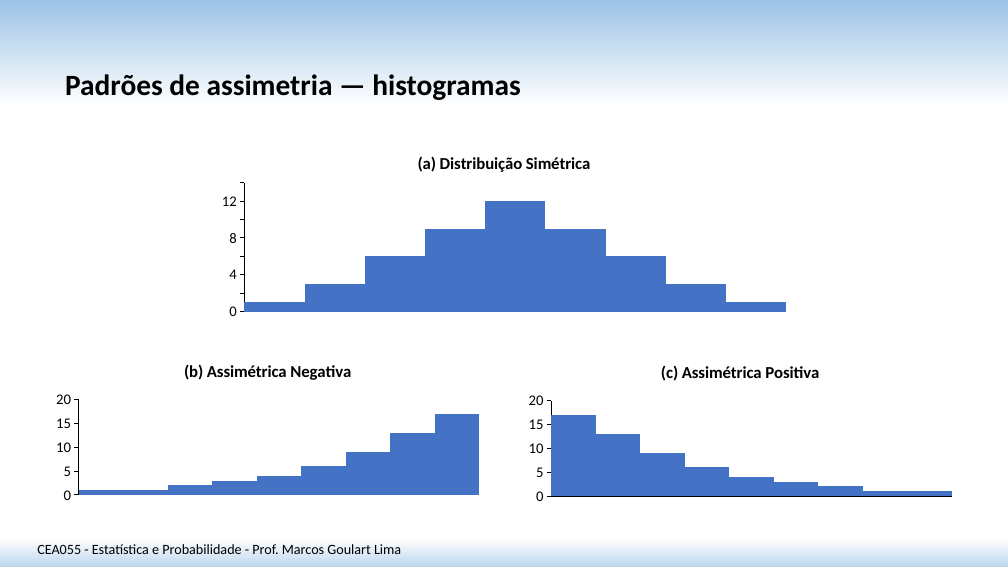
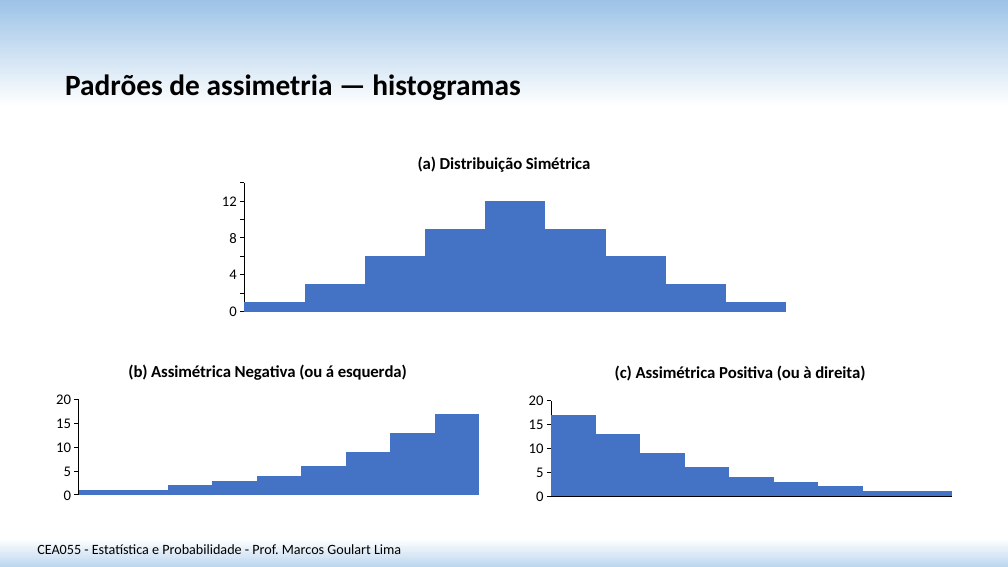
Before and after one commit to matmarcos/minhas-aulas, a slide deck: slide 14 of content/2026-2/cea055-estatistica-probabilidade/02-estatistica-descritiva-ii/Aula_02_Estatistica_Descritiva_II.pptx (slide 15 before the commit). Drawn at 1008x567 pixels with LibreOffice and Linux fonts; fonts in the diff are those of the drawing. Boxes give left, top, right and bottom in pixels: in the first picture for what was removed or moved away, otherwise in the second. Text is boxed around its words. In the diff, an @@ line names an element or a change of style, - is before the commit and + after.

```diff
--- a/content/2026-2/cea055-estatistica-probabilidade/02-estatistica-descritiva-ii/Aula_02_Estatistica_Descritiva_II.pptx
+++ b/content/2026-2/cea055-estatistica-probabilidade/02-estatistica-descritiva-ii/Aula_02_Estatistica_Descritiva_II.pptx
@@ column chart at [48, 349, 488, 507] @@
@@ title "(b) Assimétrica Negativa" to "(b) Assimétrica Negativa (ou á esquerda)" @@
@@ column chart at [520, 351, 961, 508] @@
@@ title "(c) Assimétrica Positiva" to "(c) Assimétrica Positiva (ou à direita)" @@
```
Also in this commit, not shown: 3 other slides changed, 1 slide removed, 6 other files.
